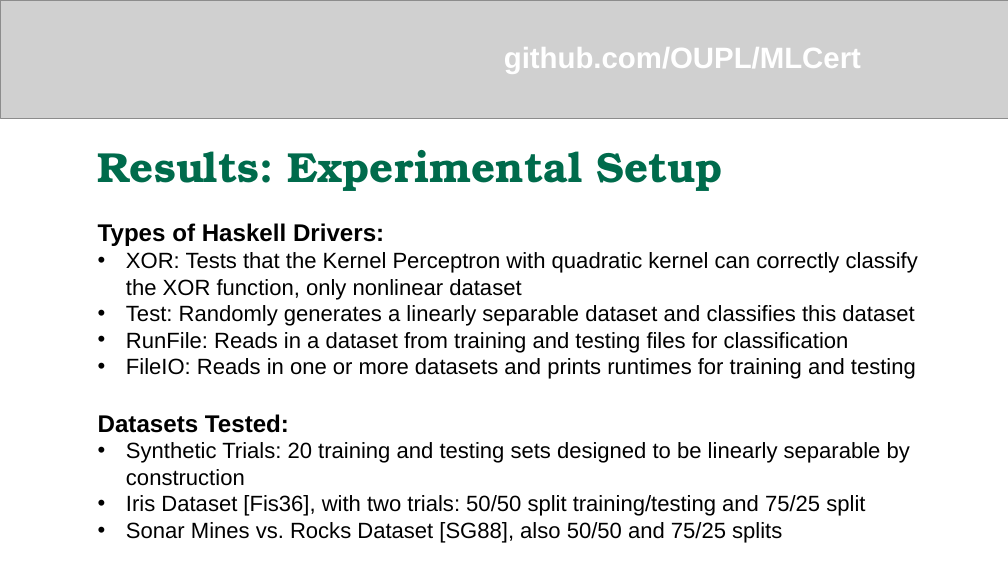
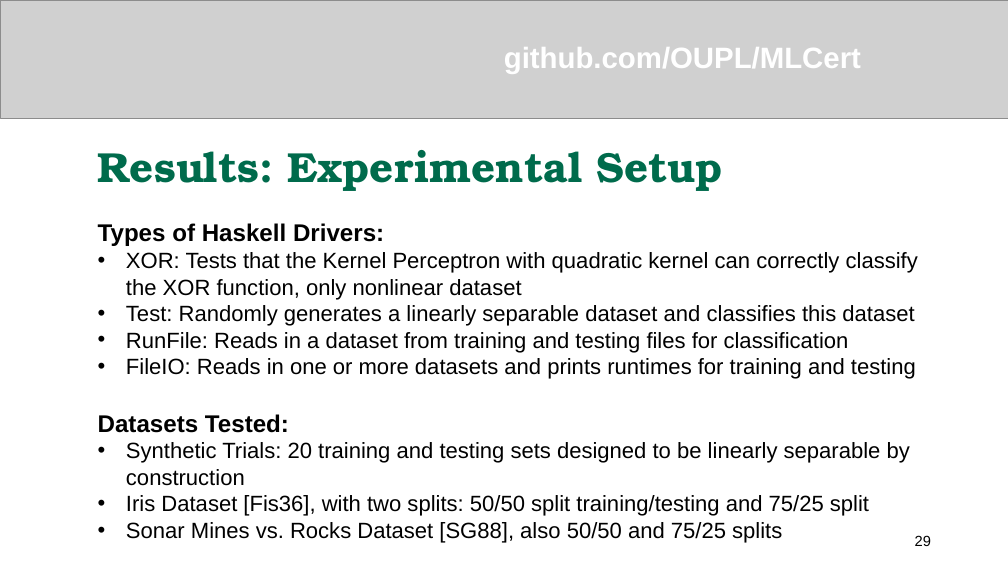
Before and after one commit to robinjanette/kpthesis, a slide deck: slide 29 of DefenseSlides.pptx (slide 26 before the commit). Drawn at 1008x567 pixels with LibreOffice and Linux fonts; fonts in the diff are those of the drawing; grey boxes stand for pictures. Boxes give left, top, right and bottom in pixels: in the first picture for what was removed or moved away, otherwise in the second. Text is boxed around its words. In the diff, an @@ line names an element or a change of style, - is before the commit and + after.

```diff
--- a/DefenseSlides.pptx
+++ b/DefenseSlides.pptx
@@ text at <box>126,495,869,516</box>: text changed @@
-• Iris Dataset [Fis36], with two trials: 50/50 split training/testing and 75/25 split
+• Iris Dataset [Fis36], with two splits: 50/50 split training/testing and 75/25 split
@@ page number added at <box>915,535,931,546</box>, 14 pt, text #000000 @@
+29
```
Also in this commit, not shown: 36 other slides changed, 3 slides added.
